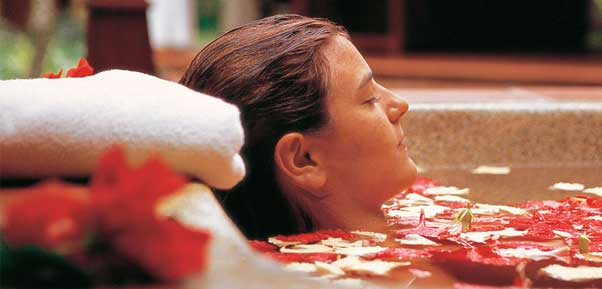
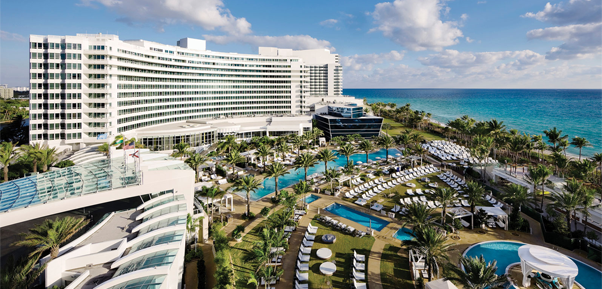
Layered file, before and after one edit (602px x 289px). Changes by layer:
hid "Layer 4" over bbox(0, 0, 602, 289)
hid "Layer 3" over bbox(1, 0, 601, 289)
hid "Layer 2" over bbox(0, 0, 602, 289)
renamed "Layer 1" to "Layer 5", painted on it over bbox(0, 0, 602, 289)
